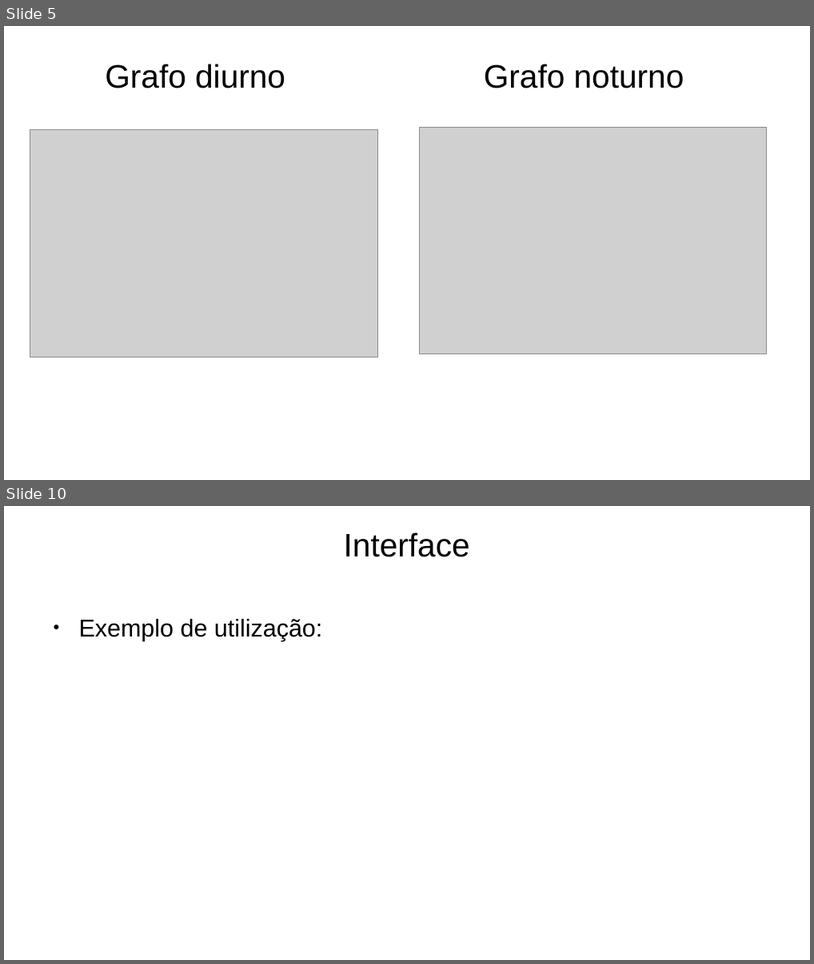
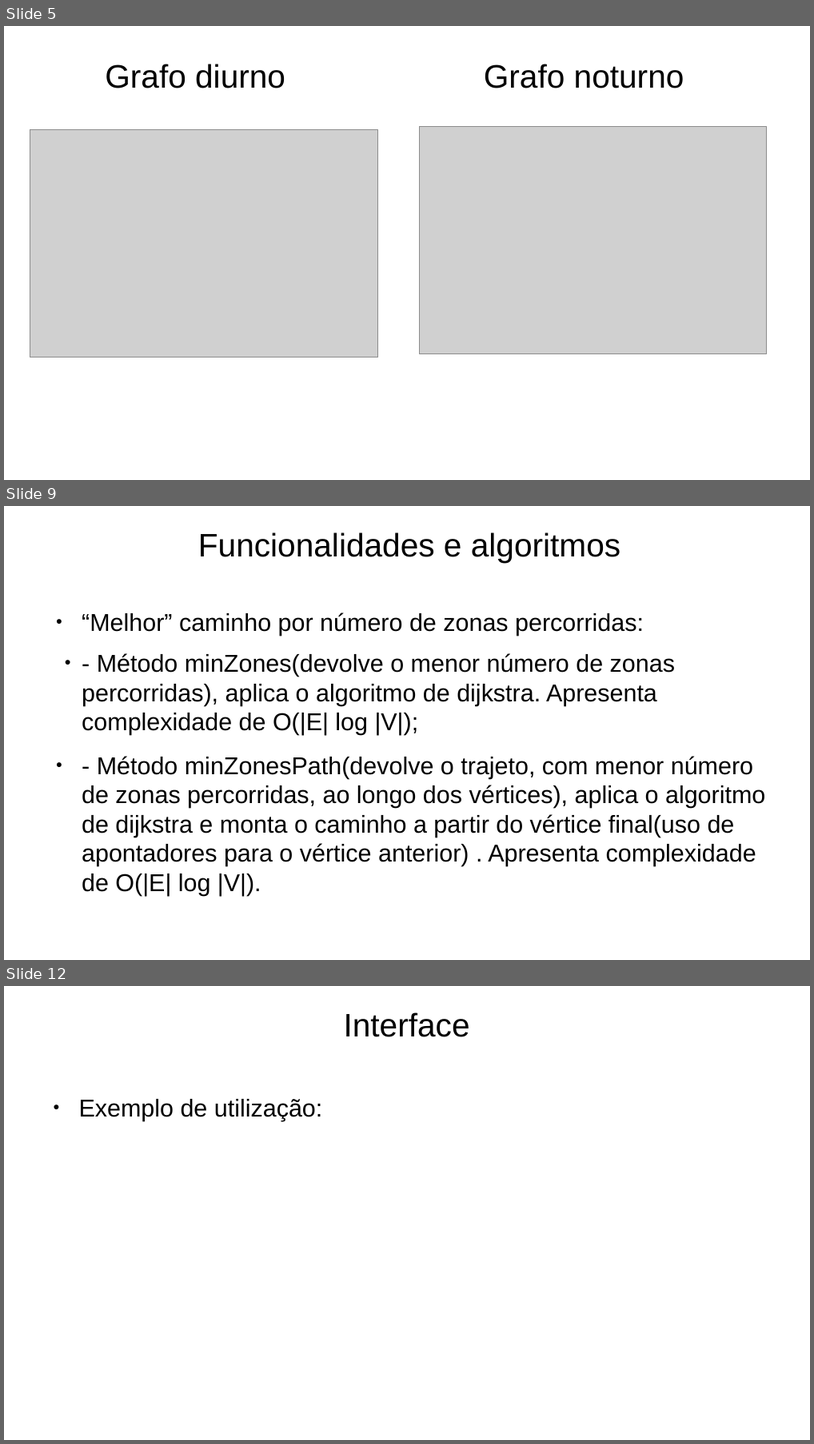
Before and after one commit to Naapperas/feup-aed-proj2, a slide deck: Apresentação.pptx. Shown one above the other, each under a label of ours: slides 5 and 10 before the commit, slides 5, 9 and 12 after it; the slides between them are not shown. The pictures are 814x964 and 814x1444 pixels, drawn with LibreOffice and Linux fonts; fonts in the diff are those of the drawing; grey boxes stand for pictures. Boxes give left, top, right and bottom in pixels: in the first picture for what was removed or moved away, otherwise in the second. Text is boxed around its words. In the diff, an @@ line names an element or a change of style, - is before the commit and + after.

```diff
--- a/Apresentação.pptx
+++ b/Apresentação.pptx
@@ slide 9 added at (x1=4, y1=506, x2=810, y2=960), background #FFFFFF @@
@@ text added at (x1=198, y1=532, x2=621, y2=563), 32 pt, text #000000 @@
+Funcionalidades e algoritmos
@@ text added at (x1=82, y1=612, x2=766, y2=896), 24 pt, text #000000 @@
+● “Melhor” caminho por número de zonas percorridas:
+  ● - Método minZones(devolve o menor número de zonas percorridas), aplica o algoritmo de dijkstra. Apresenta complexidade de O(|E| log |V|);
+● - Método minZonesPath(devolve o trajeto, com menor número de zonas percorridas, ao longo dos vértices), aplica o algoritmo de dijkstra e monta o caminho a partir do vértice final(uso de apontadores para o vértice anterior) . Apresenta complexidade de O(|E| log |V|).
@@ what was slide 10 is now slide 12 @@
```
Also in this commit, not shown: 5 slides changed, 2 other slides added, 1 slide removed.
